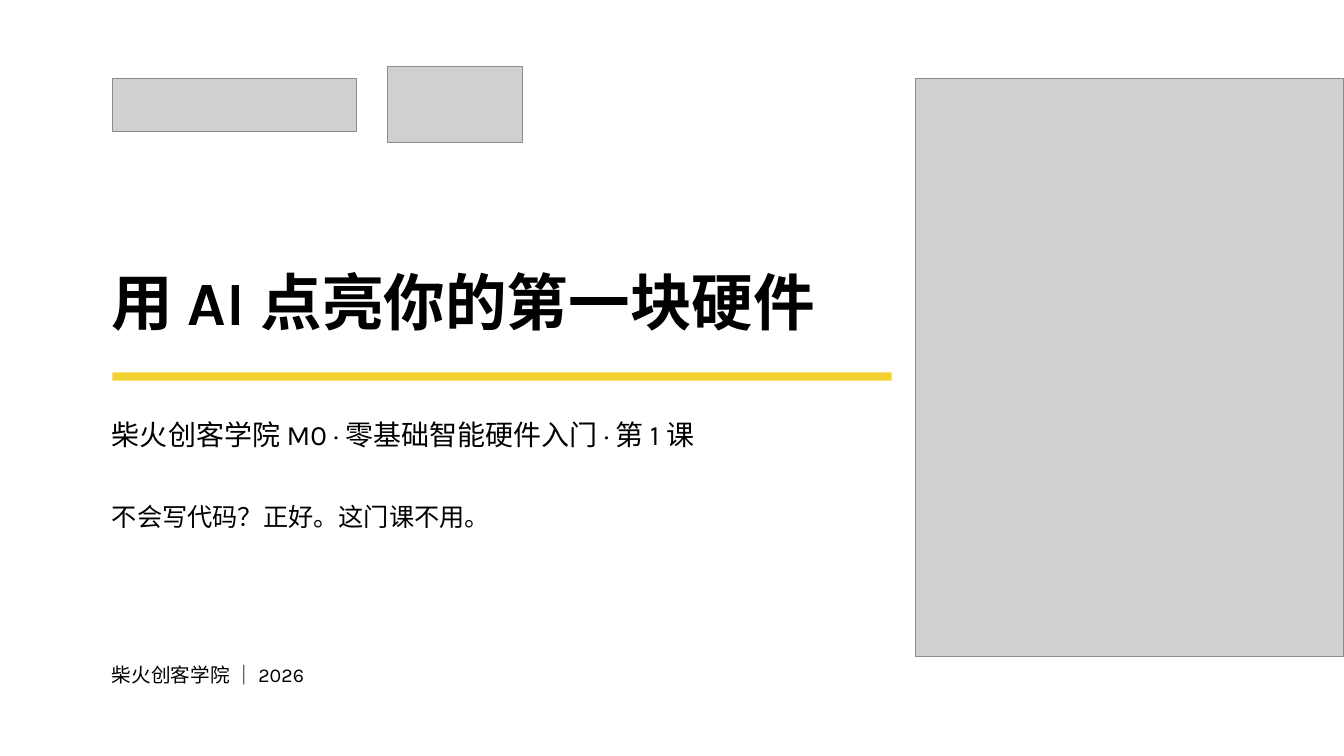
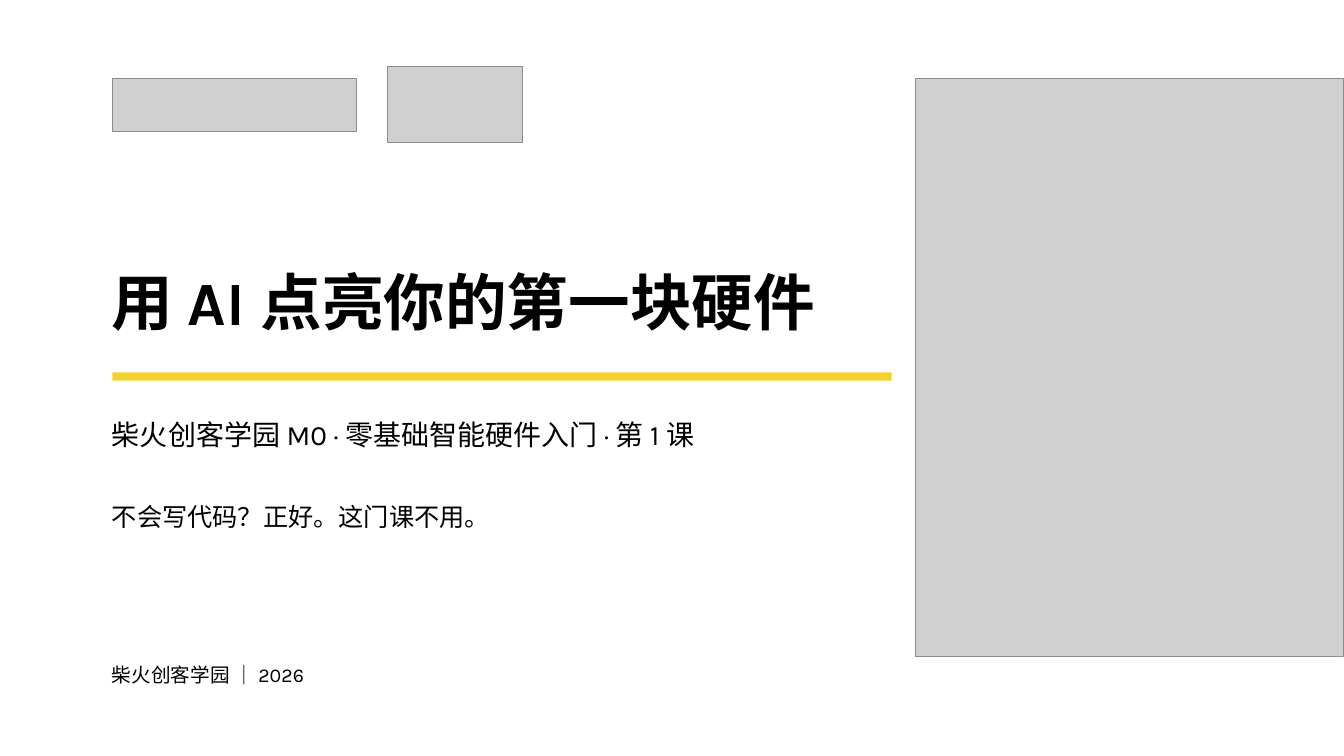
Before and after one commit to mouseart2025/courses-M0, a slide deck: slide 1 of 交付物/演示文稿/M0_演示文稿_CFG-5_第1课_会感知会应答_v2.pptx. Drawn at 1344x756 pixels with LibreOffice and Linux fonts; fonts in the diff are those of the drawing; grey boxes stand for pictures. Boxes give left, top, right and bottom in pixels: in the first picture for what was removed or moved away, otherwise in the second. Text is boxed around its words. In the diff, an @@ line names an element or a change of style, - is before the commit and + after.

Commit message:
fix(品牌名合规): 柴火创客学院 → 柴火创客学园（中文版全仓库统一）
- 32 个 markdown：根 README/LICENSE-README、AI改课流程×3、en/ 英文版引用×2、交付物/LICENSE·学期交付清单·使用指南、教师课件全 11 课、学员文档全 10 课
- 11 个中文 PPTX（交付物/演示文稿/ 第0–10课）：页脚/标题品牌名，zip+xml 重建并校验完整性
- 英文 Chaihuo Maker Academy 等对应词保持不变
- M0-V2 子目录发布仓库_courses-M0 的误改已还原，本提交仅作用于 courses-M0 独立仓库

```diff
--- a/交付物/演示文稿/M0_演示文稿_CFG-5_第1课_会感知会应答_v2.pptx
+++ b/交付物/演示文稿/M0_演示文稿_CFG-5_第1课_会感知会应答_v2.pptx
@@ text at bbox=[112, 421, 694, 448]: text changed @@
-柴火创客学院 M0 · 零基础智能硬件入门 · 第 1 课
+柴火创客学园 M0 · 零基础智能硬件入门 · 第 1 课
@@ text at bbox=[112, 665, 304, 684]: text changed @@
-柴火创客学院 ｜ 2026
+柴火创客学园 ｜ 2026
```
Also in this commit, not shown: 20 other slides changed, 39 other files.
